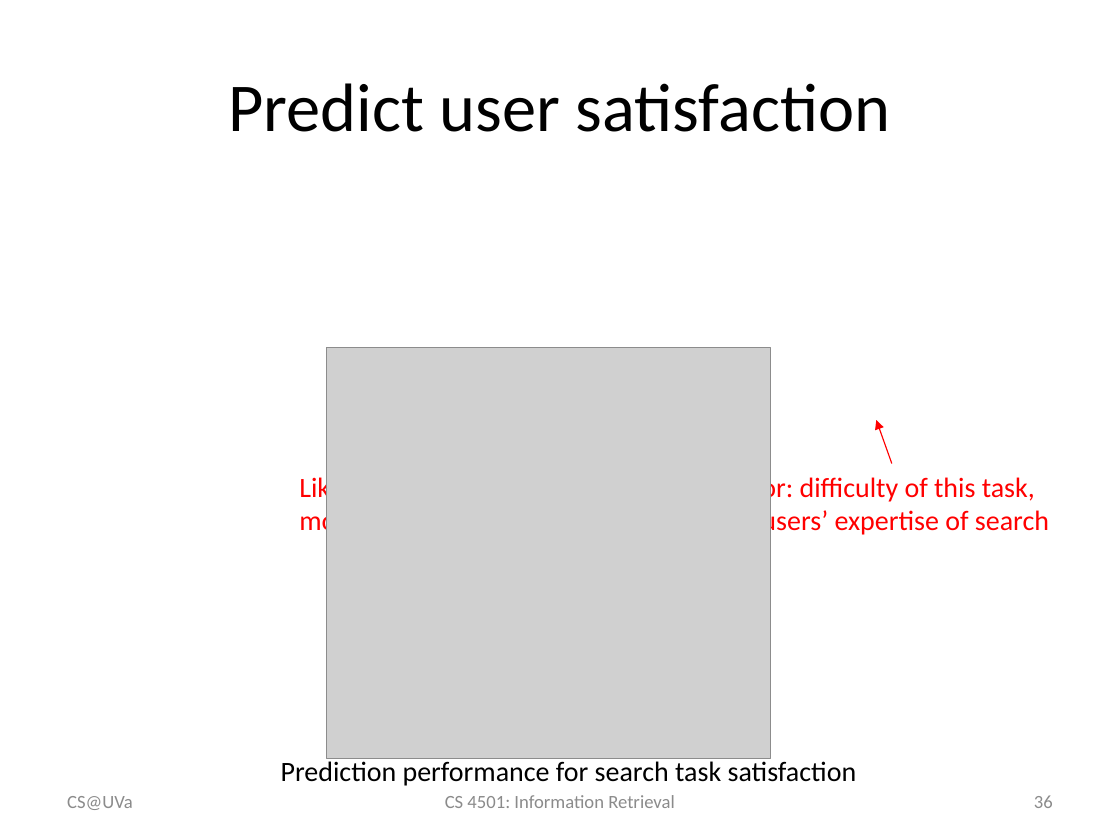
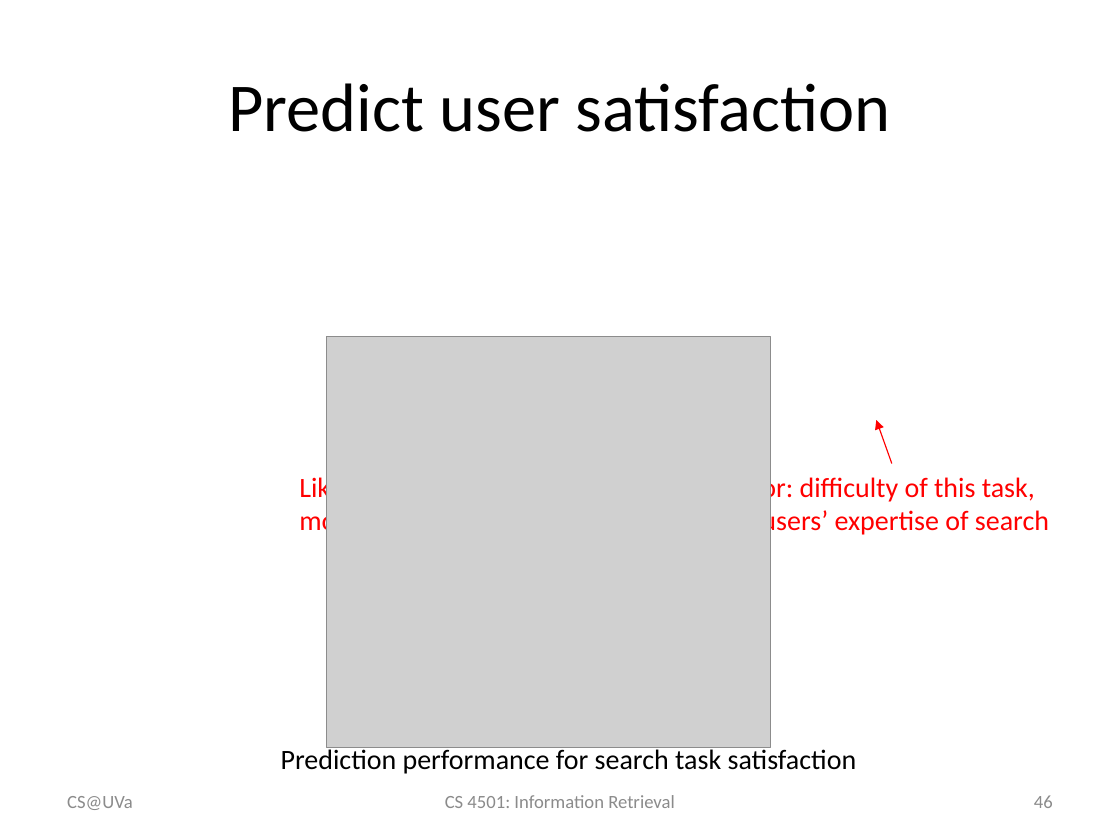
Before and after one commit to wang296/IR2015, a slide deck: slide 46 of docs/Modern Retrieval Evaluations.pptx (slide 36 before the commit). Drawn at 1120x840 pixels with LibreOffice and Linux fonts; fonts in the diff are those of the drawing; grey boxes stand for pictures. Boxes give left, top, right and bottom in pixels: in the first picture for what was removed or moved away, otherwise in the second. Text is boxed around its words. In the diff, an @@ line names an element or a change of style, - is before the commit and + after.

```diff
--- a/docs/Modern Retrieval Evaluations.pptx
+++ b/docs/Modern Retrieval Evaluations.pptx
@@ picture: place and size @@
-picture at bbox=[327, 348, 771, 759]
+picture at bbox=[327, 336, 771, 747]
@@ text "Prediction performance for search task ...": place and size @@
-text "Prediction performance for search task ..." at bbox=[281, 758, 857, 786]
+text "Prediction performance for search task ..." at bbox=[281, 746, 857, 774]
@@ page number at bbox=[1034, 795, 1053, 808]: text changed @@
-36
+46
```
Also in this commit, not shown: 1 other slide changed, 10 slides added, 7 other files.
